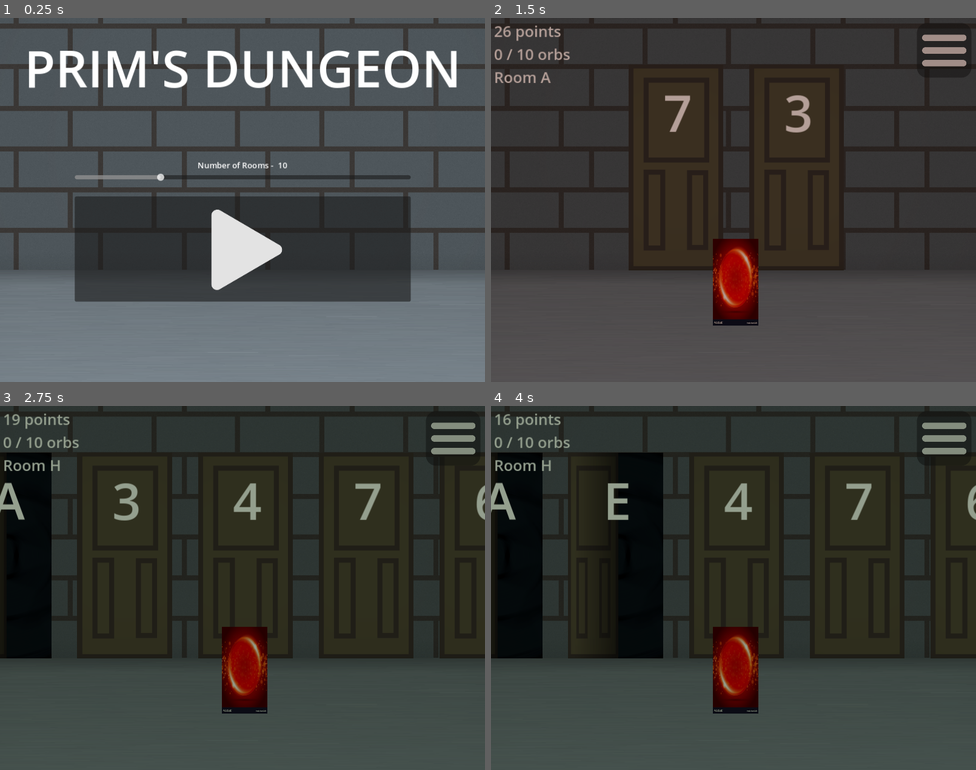
Above: before the commit, frames 1-4 (two rows, left to right).
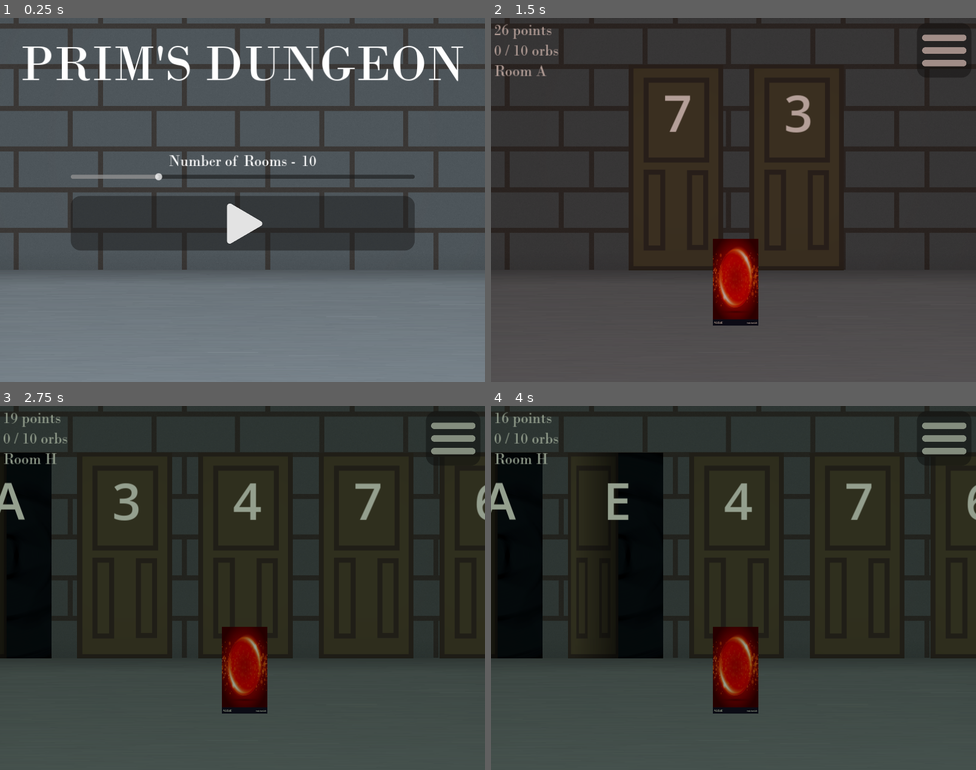
Above: after the commit, the same moments.

Repository: DasParijat/Prims-Dungeon
Game: Godot game, scene res://Home Menu/home_menu.tscn
The game is run twice, just before and just after one commit, with the same random seed, the same clock (stepped at 60 frames per second) and the same inputs.
Inputs (mouse positions are in pixels of both pictures, inside the frame that each line leads up to; where the layout moved, square brackets give the same spot in the first picture):
- Up to frame 1 (0.25 s): no input
- Up to frame 2 (1.5 s): click (733, 221) [733, 247] at 0.5 s; click "efef" at 1.25 s
- Up to frame 3 (2.75 s): click "efef" at 2 s
- Up to frame 4 (4 s): click "efef" at 2.75 s; click "efef" at 3.5 s

The runs differ from the first frame. In frame 1, 17% of the frame differs, in the area x 4-96%, y 7-78%; in frame 2, 0.8%; in frame 3, 0.7%; in frame 4, 0.7%.

Commit message:
Imported bodoni regular font file
Imported font file to be used with all text in game, including the title.

Diff:
--- a/Game/game.tscn
+++ b/Game/game.tscn
@@ -5,12 +5,10 @@
 [ext_resource type="Texture2D" uid="uid://bgulib037v3af" path="res://Assets/Images/Room/DungeonRoomLightOverlay.png" id="2_37ubt"]
 [ext_resource type="PackedScene" uid="uid://cpy0flbvigrsd" path="res://Game/Game Menu/pause_menu.tscn" id="2_ilt8h"]
 [ext_resource type="Texture2D" uid="uid://dnkhwospra37q" path="res://Assets/Images/orb.png" id="3_dfmax"]
-
-[sub_resource type="SystemFont" id="SystemFont_ho0eh"]
-font_names = PackedStringArray("Bodoni MT")
+[ext_resource type="FontFile" uid="uid://dsgpaw3wbslsg" path="res://Assets/Fonts/bodoni-mt-regular.ttf" id="5_j5f5y"]
 
 [sub_resource type="LabelSettings" id="LabelSettings_nm3xk"]
-font = SubResource("SystemFont_ho0eh")
+font = ExtResource("5_j5f5y")
 font_size = 30
 
 [node name="Game" type="Control"]
--- a/Home Menu/Room Slider/menu_slider_option.tscn
+++ b/Home Menu/Room Slider/menu_slider_option.tscn
@@ -1,6 +1,11 @@
-[gd_scene load_steps=2 format=3 uid="uid://texi0kd634p6"]
+[gd_scene load_steps=4 format=3 uid="uid://texi0kd634p6"]
 
 [ext_resource type="Script" path="res://Home Menu/Room Slider/menu_slider_option.gd" id="1_k3ed5"]
+[ext_resource type="FontFile" uid="uid://dsgpaw3wbslsg" path="res://Assets/Fonts/bodoni-mt-regular.ttf" id="2_54uvo"]
+
+[sub_resource type="LabelSettings" id="LabelSettings_jtjco"]
+font = ExtResource("2_54uvo")
+font_size = 30
 
 [node name="menu_slider_option" type="VBoxContainer"]
 script = ExtResource("1_k3ed5")
@@ -12,9 +17,11 @@
 [node name="Slider Name" type="Label" parent="HBoxContainer"]
 layout_mode = 2
 text = "Room Number - "
+label_settings = SubResource("LabelSettings_jtjco")
 horizontal_alignment = 1
 
 [node name="Slider Value" type="Label" parent="HBoxContainer"]
 layout_mode = 2
 text = "0"
+label_settings = SubResource("LabelSettings_jtjco")
 horizontal_alignment = 1
--- a/Home Menu/home_menu.tscn
+++ b/Home Menu/home_menu.tscn
@@ -1,15 +1,14 @@
-[gd_scene load_steps=7 format=3 uid="uid://bhmlycafuc6t8"]
+[gd_scene load_steps=8 format=3 uid="uid://bhmlycafuc6t8"]
 
 [ext_resource type="Script" path="res://Home Menu/home_menu.gd" id="1_mwd20"]
 [ext_resource type="Texture2D" uid="uid://bxr5f1evya50u" path="res://Assets/Images/Room/DungeonRoomBackground.png" id="1_pfbx8"]
 [ext_resource type="PackedScene" uid="uid://texi0kd634p6" path="res://Home Menu/Room Slider/menu_slider_option.tscn" id="3_cllnv"]
+[ext_resource type="FontFile" uid="uid://dsgpaw3wbslsg" path="res://Assets/Fonts/bodoni-mt-regular.ttf" id="3_kk8lu"]
 [ext_resource type="Texture2D" uid="uid://c14tpvlifmmx8" path="res://Assets/Images/Menu Icons/play_icon.png" id="4_8pi1f"]
-
-[sub_resource type="SystemFont" id="SystemFont_4h1jj"]
-font_names = PackedStringArray("Cascadia Mono")
+[ext_resource type="Theme" uid="uid://c1p00awktquis" path="res://Assets/Themes/pause_menu_button.tres" id="4_ra2w5"]
 
 [sub_resource type="LabelSettings" id="LabelSettings_alb2t"]
-font = SubResource("SystemFont_4h1jj")
+font = ExtResource("3_kk8lu")
 font_size = 100
 
 [node name="HomeMenu" type="Control"]
@@ -73,6 +72,7 @@
 
 [node name="PlayButton" type="Button" parent="MarginContainer/VSplitContainer/MarginContainer/VBoxContainer"]
 layout_mode = 2
+theme = ExtResource("4_ra2w5")
 icon = ExtResource("4_8pi1f")
 icon_alignment = 1
 
Binary file added: Assets/Fonts/bodoni-mt-regular.ttf
Not shown, added: Assets/Fonts/bodoni-mt-regular.ttf.import
